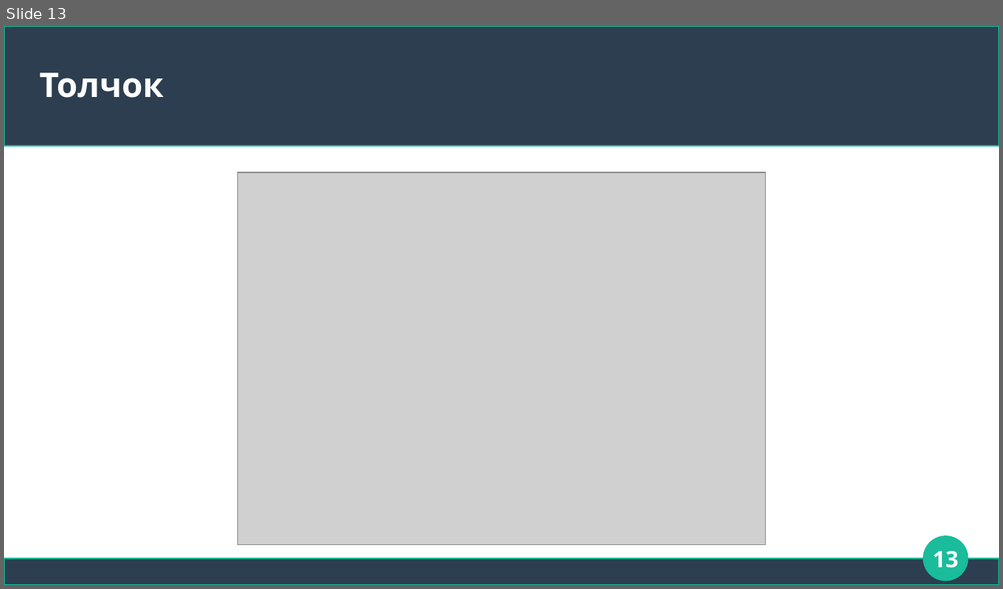
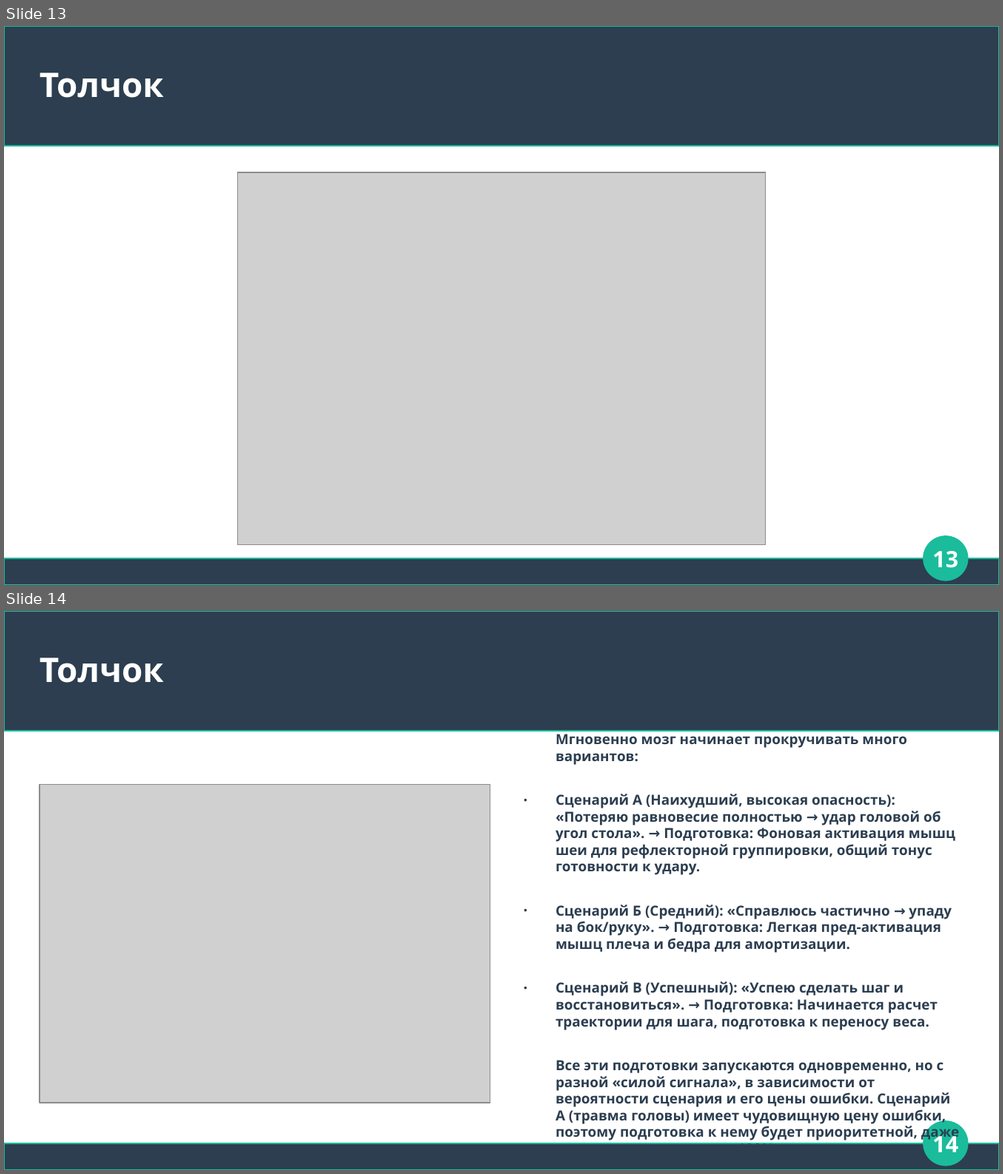
Before and after one commit to Chularev/articles, a slide deck: Psychology/4. аллостаз.odp. Shown one above the other, each under a label of ours: slide 13 before the commit, slides 13 and 14 after it. The pictures are 1003x589 and 1003x1174 pixels, drawn with LibreOffice and Linux fonts; fonts in the diff are those of the drawing; grey boxes stand for pictures. Boxes give left, top, right and bottom in pixels: in the first picture for what was removed or moved away, otherwise in the second. Text is boxed around its words. In the diff, an @@ line names an element or a change of style, - is before the commit and + after.

```diff
--- a/Psychology/4. аллостаз.odp
+++ b/Psychology/4. аллостаз.odp
@@ slide 14 added at (4,611,999,1170), background #FFFFFF; not listed: 3 template elements that a slide beside it also shows @@
@@ title added at (40,658,164,683), 27 pt, text #FFFFFF, bold @@
+Толчок
@@ text added at (555,731,959,1145), 11.1 pt, text #2C3E50, bold @@
+Мгновенно мозг начинает прокручивать много вариантов:
+● Сценарий А (Наихудший, высокая опасность): «Потеряю равновесие полностью → удар головой об угол стола». → Подготовка: Фоновая активация мышц шеи для рефлекторной группировки, общий тонус готовности к удару.
+● Сценарий Б (Средний): «Справлюсь частично → упаду на бок/руку». → Подготовка: Легкая пред-активация мышц плеча и бедра для амортизации.
+● Сценарий В (Успешный): «Успею сделать шаг и восстановиться». → Подготовка: Начинается расчет траектории для шага, подготовка к переносу веса.
+Все эти подготовки запускаются одновременно, но с разной «силой сигнала», в зависимости от вероятности сценария и его цены ошибки. Сценарий А (травма головы) имеет чудовищную цену ошибки, поэтому подготовка к нему будет приоритетной, даже если его вероятность не 100%.
@@ picture added at (40,785,489,1104) @@
@@ page number added at (932,1131,958,1153), 18 pt, text #FFFFFF, bold @@
+14
```
Also in this commit, not shown: 1 slide removed, 1 other file.
